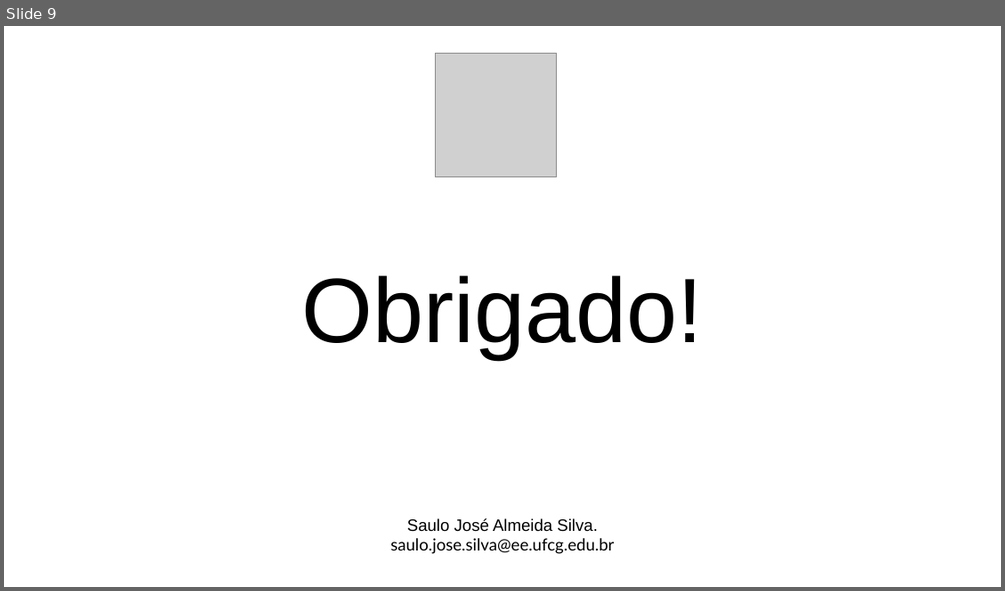
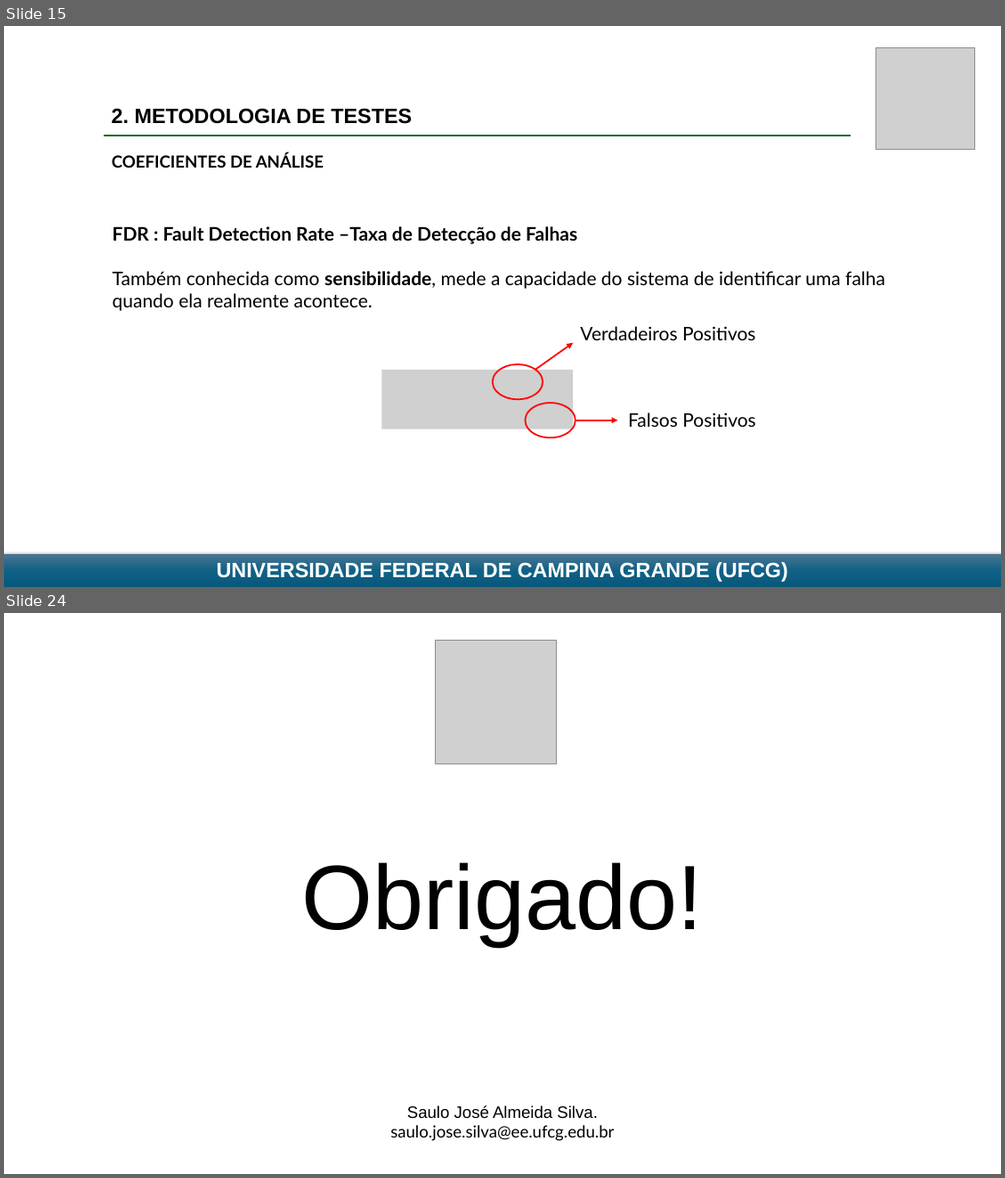
Before and after one commit to SauloJose/SistemasInteligentes2026, a slide deck: Atividade 3 - Identificação de Falhas/Apresentação 3 - FALTAS - Saulo.pptx. Shown one above the other, each under a label of ours: slide 9 before the commit, slides 15 and 24 after it; the slides between them are not shown. The pictures are 1005x591 and 1005x1178 pixels, drawn with LibreOffice and Linux fonts; fonts in the diff are those of the drawing; grey boxes stand for pictures. Boxes give left, top, right and bottom in pixels: in the first picture for what was removed or moved away, otherwise in the second. Text is boxed around its words. In the diff, an @@ line names an element or a change of style, - is before the commit and + after.

```diff
--- a/Atividade 3 - Identificação de Falhas/Apresentação 3 - FALTAS - Saulo.pptx
+++ b/Atividade 3 - Identificação de Falhas/Apresentação 3 - FALTAS - Saulo.pptx
@@ slide 15 added at <box>4,26,1001,587</box>, background #FFFFFF @@
@@ picture added at <box>876,47,975,149</box> @@
@@ text added at <box>112,108,412,124</box>, 20 pt, text #000000, bold @@
+2. METODOLOGIA DE TESTES
@@ line added from (105, 136) to (850, 136), #196B24 2 pt @@
@@ text added at <box>112,153,324,168</box>, 16 pt, text #000000, bold @@
+COEFICIENTES DE ANÁLISE
@@ text added at <box>113,226,885,311</box>, 18 pt, text #000000 @@
+FDR : Fault Detection Rate –Taxa de Detecção de Falhas
+Também conhecida como sensibilidade, mede a capacidade do sistema de identificar uma falha quando ela realmente acontece.
@@ arrow added from (535, 370) to (573, 343), #FF0000 1.5 pt @@
@@ text added at <box>580,326,756,340</box>, 18 pt, text #000000 @@
+Verdadeiros Positivos
@@ picture added at <box>381,370,573,428</box> @@
@@ ellipse added at <box>493,364,542,399</box>, outline #FF0000 1.5 pt @@
@@ ellipse added at <box>526,402,575,438</box>, outline #FF0000 1.5 pt @@
@@ arrow added from (575, 420) to (618, 420), #FF0000 1.5 pt @@
@@ text added at <box>628,412,756,426</box>, 18 pt, text #000000 @@
+Falsos Positivos
@@ rectangle added at <box>4,554,1001,587</box>, fill gradient #4C7591 to #106287 to #09597D, 20 pt, text #FFFFFF, bold @@
+UNIVERSIDADE FEDERAL DE CAMPINA GRANDE (UFCG)
@@ what was slide 9 is now slide 24 @@
```
Also in this commit, not shown: 8 slides changed, 14 other slides added, 7 other files.
